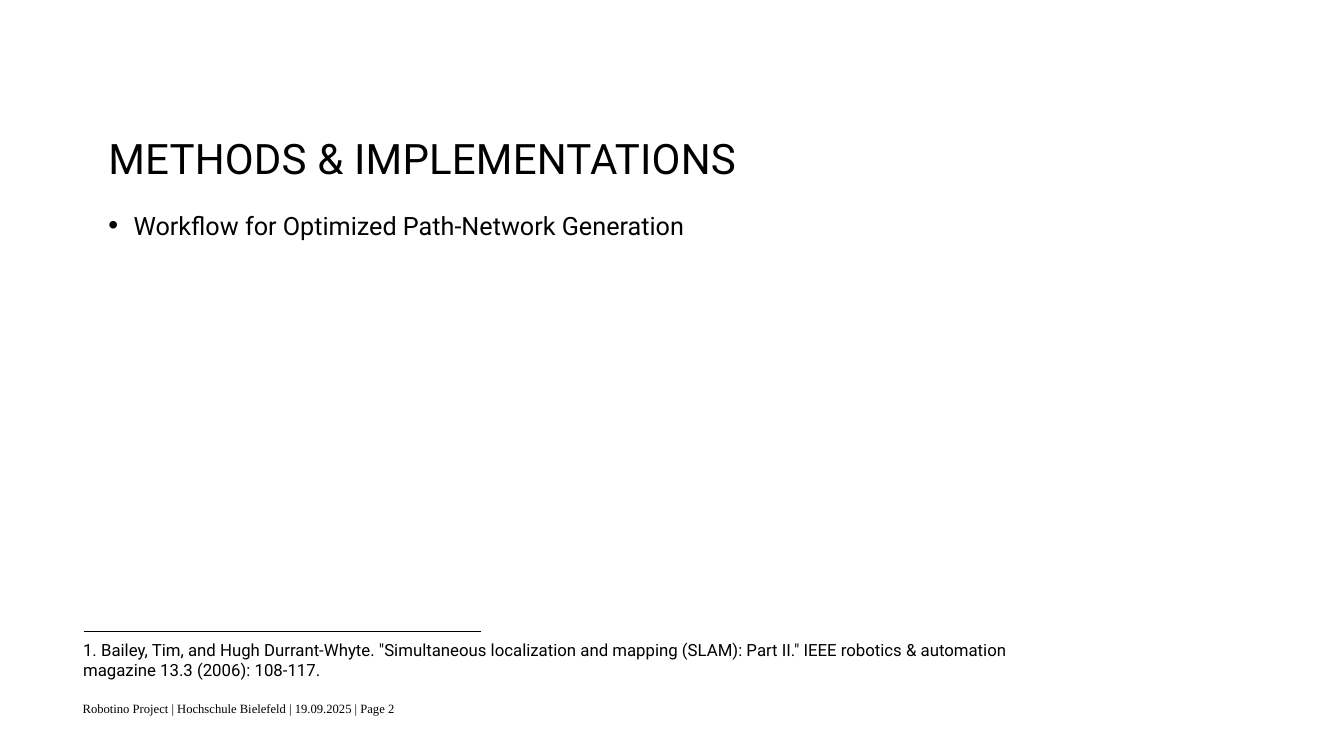
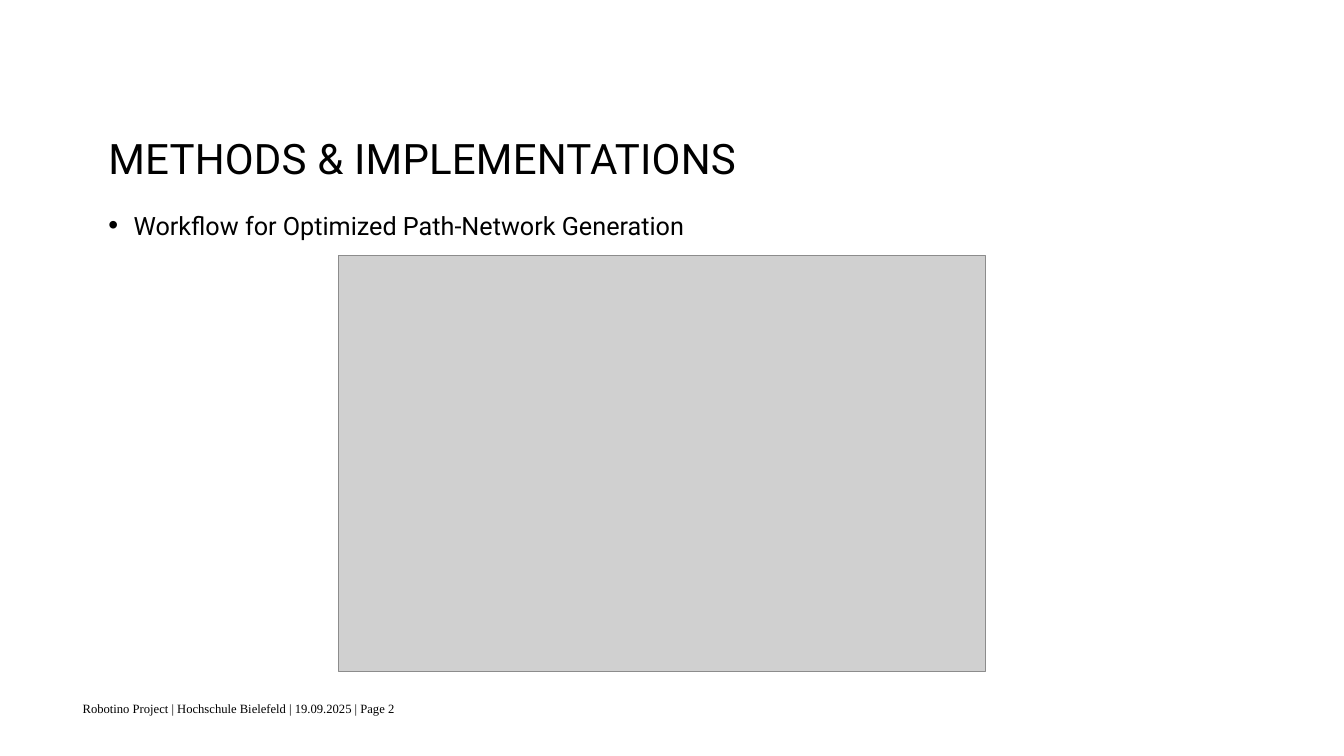
Before and after one commit to surajkarki66/robotino_project, a slide deck: slide 17 of docs/presentation.pptx. Drawn at 1344x756 pixels with LibreOffice and Linux fonts; fonts in the diff are those of the drawing; grey boxes stand for pictures; background and template pictures are left out. Boxes give left, top, right and bottom in pixels: in the first picture for what was removed or moved away, otherwise in the second. Text is boxed around its words. In the diff, an @@ line names an element or a change of style, - is before the commit and + after.

```diff
--- a/docs/presentation.pptx
+++ b/docs/presentation.pptx
@@ picture added at box(339, 256, 985, 671) @@
@@ text removed at box(83, 642, 1006, 680) @@
-1. Bailey, Tim, and Hugh Durrant-Whyte. "Simultaneous localization and mapping (SLAM): Part II." IEEE robotics & automation magazine 13.3 (2006): 108-117.
@@ line removed from (84, 631) to (481, 631) @@
```
Also in this commit, not shown: 4 other slides changed, 3 slides added.
